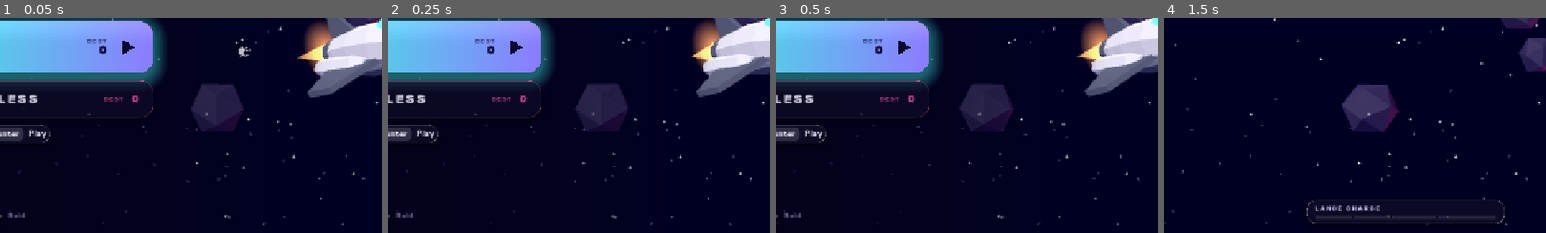
Above: before the commit, frames 1-4 (left to right).
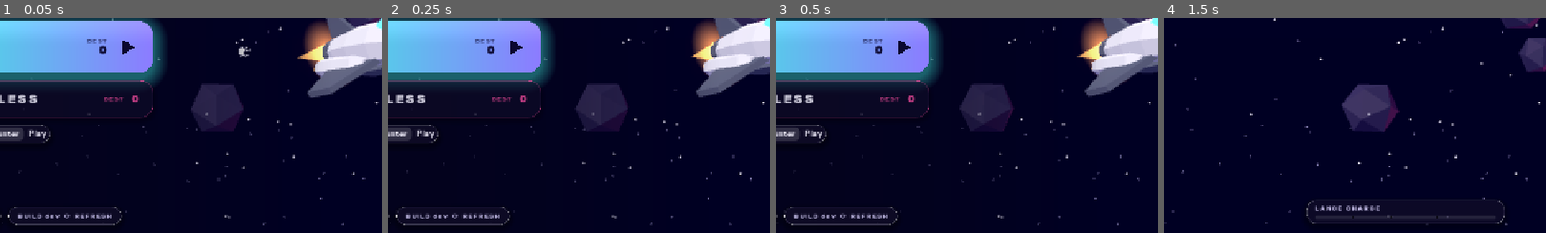
Above: after the commit, the same moments.

Repository: guillaumefont/star-breaker
Game: Godot game, scene res://scenes/boot.tscn
Same seed, same stepped clock (60 frames per second), same inputs: the game is played once before the commit and once after it.
Inputs (mouse positions are % of the whole screen's width and height, from its top left):
- Up to frame 1 (0.05 s): no input
- Up to frame 2 (0.25 s): no input
- Up to frame 3 (0.5 s): no input
- Up to frame 4 (1.5 s): tap Enter (start) at 0.5, 0.6 s; move the mouse to (72, 45) at 0.52 s; hold Right (right) 0.53-1.25 s; click (72, 45) at 0.67 s; click "RESUME" at 1.25 s
The pictures show only the part of the screen within x 18-68%, y 49-99%; the shares and areas given below are measured in that part.

The runs differ from the first frame. In frame 1, 0.7% of the frame differs, in the area x 2-32%, y 88-97%; in frame 2, 0.7%; in frame 3, 0.7%; in frame 4, nothing differs.

Commit message:
Menu: tappable build line that restarts on the newest build
The main menu's build number is now a button. It says when a newer
build is out, and tapping it restarts the game so the launch-time
updater loads the latest pack (the page reloads on the web).

Co-Authored-By: Claude Opus 5.5 <noreply@anthropic.com>
Claude-Session: https://claude.ai/code/session_01VxP4frqFguK6VWW8nFi2gP

Diff:
--- a/scripts/hud.gd
+++ b/scripts/hud.gd
@@ -6,6 +6,8 @@
 signal mute_pressed
 signal safe_toggled
 signal title_pressed
+## The build line on the main menu was tapped: restart the game to load the newest build.
+signal refresh_pressed
 ## A mode card on the main menu was tapped or clicked ("normal" or "endless").
 signal mode_chosen(mode: String)
 
@@ -67,6 +69,9 @@
 var _crash_txt: Label
 var _crash_report := ""
 var _btn_gfx: Button
+## Main menu line with the running build; tapping it restarts the game on the newest build.
+var btn_build: Button
+var _build_id := ""
 var _boss_name: Label
 var _fade: ColorRect
 var _fade_tw: Tween
@@ -805,9 +810,13 @@
 	)
 	row.add_child(_btn_gfx)
 	_update_gfx()
-	var ver := _label("Build " + str(ProjectSettings.get_setting("application/config/version", "dev")), 11, 500, Color(C_MUTED, 0.6))
-	ver.size_flags_vertical = Control.SIZE_SHRINK_CENTER
-	row.add_child(ver)
+	_build_id = str(ProjectSettings.get_setting("application/config/version", ""))
+	if _build_id == "":
+		_build_id = "dev"
+	btn_build = _small_button("")
+	btn_build.pressed.connect(func(): refresh_pressed.emit())
+	row.add_child(btn_build)
+	set_build_state("idle")
 
 
 func _small_button(text: String) -> Button:
@@ -824,6 +833,21 @@
 	b.add_theme_color_override("font_color", C_TEXT)
 	_small_buttons.append(b)
 	return b
+
+
+## What the build line says: "idle" (the build, tap to refresh), "new" (a newer build is
+## out, `build` is its number), or "restarting".
+func set_build_state(state: String, build := 0) -> void:
+	match state:
+		"new":
+			btn_build.text = ("New build %d · tap to update" % build).to_upper()
+			btn_build.add_theme_color_override("font_color", C_AMBER)
+		"restarting":
+			btn_build.text = "RESTARTING…"
+			btn_build.add_theme_color_override("font_color", C_TEXT)
+		_:
+			btn_build.text = "BUILD %s  ⟳  REFRESH" % _build_id
+			btn_build.add_theme_color_override("font_color", C_MUTED)
 
 
 func _update_gfx() -> void:
--- a/scripts/main.gd
+++ b/scripts/main.gd
@@ -167,6 +167,7 @@
 	hud.safe_toggled.connect(apply_safe)
 	hud.title_pressed.connect(func(): _want_title = true)
 	hud.mode_chosen.connect(func(m: String): _want_mode = m)
+	hud.refresh_pressed.connect(refresh_game)
 	var cfg := ConfigFile.new()
 	if cfg.load(SAVE_PATH) == OK:
 		bests.normal = int(cfg.get_value("game", "best", 0))
@@ -183,9 +184,66 @@
 	if Diag.crashed:
 		hud.show_crash_notice(Diag.summary(), Diag.report())
 	_warm_up()
+	_check_update()
 	get_viewport().size_changed.connect(_on_resize)
 	_on_resize()
 	apply_safe()
+
+
+## Restarts the game from scratch so the launch-time update check loads the newest build:
+## the app process restarts on Android and desktop, the page reloads in the browser.
+## Tests swap `restart_fn` for a stub.
+var restart_fn := func():
+	if OS.has_feature("web"):
+		JavaScriptBridge.eval("location.reload()")
+	else:
+		OS.set_restart_on_exit(true, OS.get_cmdline_args())
+		get_tree().quit()
+
+
+func refresh_game() -> void:
+	if mode != "title":
+		return
+	Diag.note("REFRESH")
+	_save()
+	hud.set_build_state("restarting")
+	# let the label show before the app goes away
+	await get_tree().create_timer(0.15).timeout
+	restart_fn.call()
+
+
+## The build number from the running version ("b73 abc1234" -> 73), or 0.
+static func build_number(version: String) -> int:
+	var m := RegEx.create_from_string("^b(\\d+)").search(version)
+	return int(m.get_string(1)) if m else 0
+
+
+## Asks the update server (same as the launch-time updater) whether a newer build is out,
+## and if so says so on the menu's build line. Quiet when offline or without an update url.
+func _check_update() -> void:
+	var url := str(ProjectSettings.get_setting("star_breaker/update_url", ""))
+	if url == "":
+		return
+	var http := HTTPRequest.new()
+	http.timeout = 6.0
+	add_child(http)
+	if http.request(url + "update.json?t=%d" % int(Time.get_unix_time_from_system())) != OK:
+		http.queue_free()
+		return
+	var r: Array = await http.request_completed
+	http.queue_free()
+	if r[0] != HTTPRequest.RESULT_SUCCESS or r[1] != 200:
+		return
+	var d = JSON.parse_string((r[3] as PackedByteArray).get_string_from_utf8())
+	if d is Dictionary:
+		show_update(int(d.get("build", 0)))
+
+
+## Shows "new build" on the menu when `remote` is newer than the running build.
+func show_update(remote: int) -> void:
+	var have := build_number(str(ProjectSettings.get_setting("application/config/version", "")))
+	if have > 0 and remote > have:
+		hud.set_build_state("new", remote)
 
 
 func _setup_input() -> void:
--- a/tests/menu_test.gd
+++ b/tests/menu_test.gd
@@ -58,6 +58,22 @@
 	check(main.muted != muted0, "the menu's sound button mutes")
 	hud._btn_menu_mute.pressed.emit()
 	tick(1, false)
+	# the build line: shows the build, says when a newer one is out, and restarts the game
+	check(hud.btn_build.is_visible_in_tree() and hud.btn_build.text.begins_with("BUILD"), "the menu shows the build line (%s)" % hud.btn_build.text)
+	check(main.build_number("b73 7bc2e25") == 73 and main.build_number("b9 pr4 abc") == 9 and main.build_number("dev") == 0, "reads the build number from the version")
+	ProjectSettings.set_setting("application/config/version", "b73 7bc2e25")
+	main.show_update(73)
+	check(not hud.btn_build.text.contains("NEW"), "no update notice when already on the newest build")
+	main.show_update(75)
+	check(hud.btn_build.text.contains("NEW BUILD 75"), "the build line says when a newer build is out (%s)" % hud.btn_build.text)
+	ProjectSettings.set_setting("application/config/version", "")
+	var restarted := [0]
+	main.restart_fn = func(): restarted[0] += 1
+	hud.btn_build.pressed.emit()
+	await create_timer(0.3).timeout
+	check(restarted[0] == 1, "tapping the build line restarts the game")
+	check(hud.blocks_touch(hud.btn_build.get_global_rect().get_center()), "a tap on the build line doesn't count as a game touch")
+	hud.set_build_state("idle")
 	var pr: Rect2 = hud._cards.normal.button.get_global_rect()
 	var er: Rect2 = hud._cards.endless.button.get_global_rect()
 	check(pr.size.y > er.size.y and er.position.y > pr.position.y, "Play sits above the smaller Endless button")
--- a/tools/menu_shots.gd
+++ b/tools/menu_shots.gd
@@ -37,6 +37,9 @@
 	if args.has("crash"):
 		main.hud.show_crash_notice("Last line: 7.00 TICK t=240  ·  last new thing: spawn carrier", "report")
 		tag += "_crash"
+	ProjectSettings.set_setting("application/config/version", "b73 7bc2e25")
+	main.hud._build_id = "b73 7bc2e25"
+	main.hud.set_build_state("idle")
 	main.bests = {normal = 184250, endless = 96400}
 	main.hud.set_bests(main.fmt(184250), main.fmt(96400))
 	main.hud.select_mode("normal")
Not shown, changed: AGENTS.md
